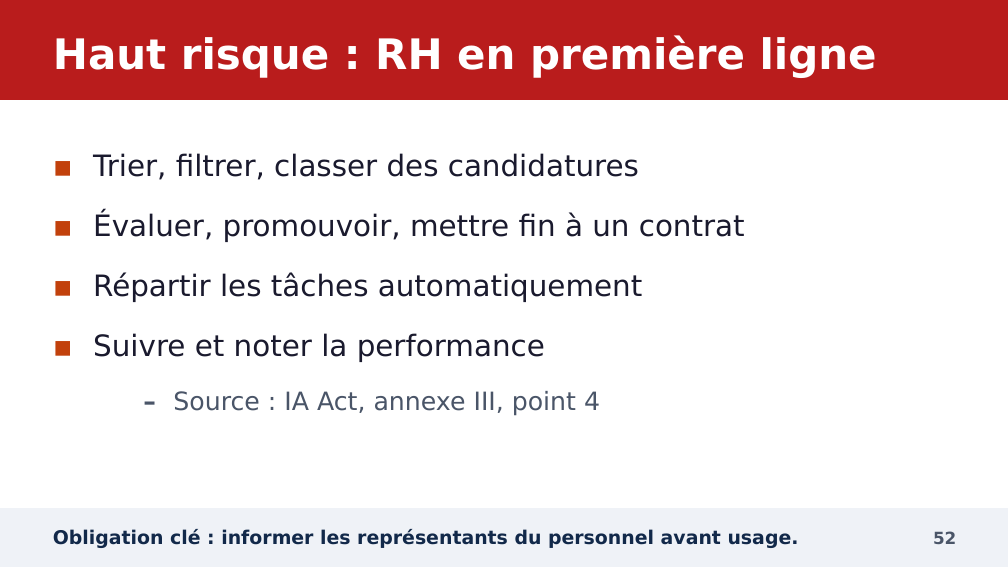
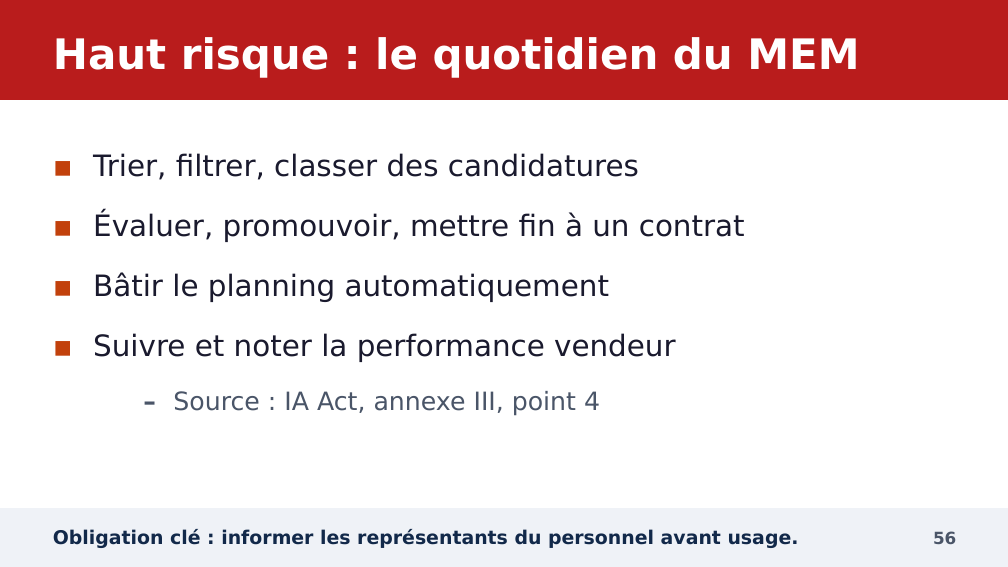
Before and after one commit to YebaYorel/Training, a slide deck: slide 56 of formation_GEM_manager_IA/01_diaporama/Diaporama_Manager_et_IA_GEM.pptx (slide 52 before the commit). Drawn at 1008x567 pixels with LibreOffice and Linux fonts; fonts in the diff are those of the drawing. Boxes give left, top, right and bottom in pixels: in the first picture for what was removed or moved away, otherwise in the second. Text is boxed around its words. In the diff, an @@ line names an element or a change of style, - is before the commit and + after.

```diff
--- a/formation_GEM_manager_IA/01_diaporama/Diaporama_Manager_et_IA_GEM.pptx
+++ b/formation_GEM_manager_IA/01_diaporama/Diaporama_Manager_et_IA_GEM.pptx
@@ text at [53, 37, 859, 78]: text changed @@
-Haut risque : RH en première ligne
+Haut risque : le quotidien du MEM
@@ text at [93, 272, 675, 362]: text changed @@
-▪ Répartir les tâches automatiquement
-▪ Suivre et noter la performance
+▪ Bâtir le planning automatiquement
+▪ Suivre et noter la performance vendeur
@@ text at [933, 531, 956, 544]: text changed @@
-52
+56
```
Also in this commit, not shown: 67 other slides changed, 5 slides added, 1 slide removed, 31 other files.
